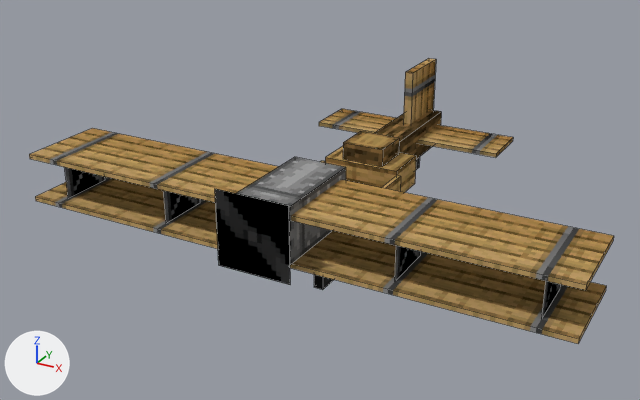
The Blender file common/src/main/resources/assets/immersive_aircraft/objects/biplane.blend, before and after one commit.
Camera for both pictures: a camera (50 mm lens) standing at (5.15, -9.68, 4.84) and looking at (-0.34, 0.31, -0.16). The axes (+X, +Y, +Z) are drawn at lower left. The lights are the same throughout. Mesh edges are drawn as thin lines.

The first picture shows 'elevator', 'frame', 'propeller', 'rudder'.
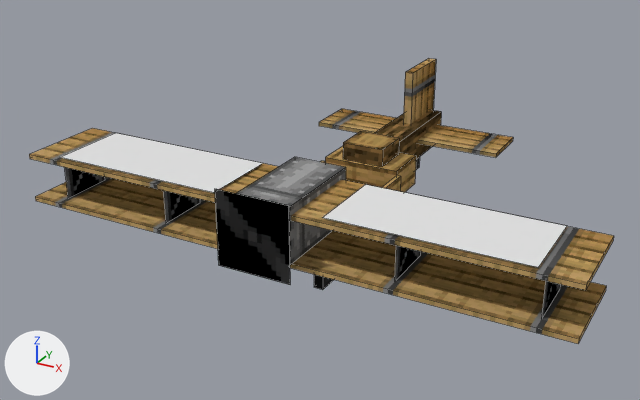
Commit message: added banners

Location of each change, [x1, y1, x2, y2] in pixels of the pictures (640 x 400 px):
'banners', shown: after [61, 133, 567, 268]

The change, as a list of edits to the scene's bpy script:
```text
Change me_cube_1:
    where me_cube_1.from_pydata(...)  # 8 vertices, 2 faces; spans x -3.25..3.25, y -1.69..-0.44, z 0.56
    used by ob_banners; location = (0.0, 0.0, 0.03)
    me_cube_1 part 1: the whole mesh is scaled about its middle by (1, 0.9, 1)
Change ob_banners:
    remove ob_banners.hide_set(True)
```
